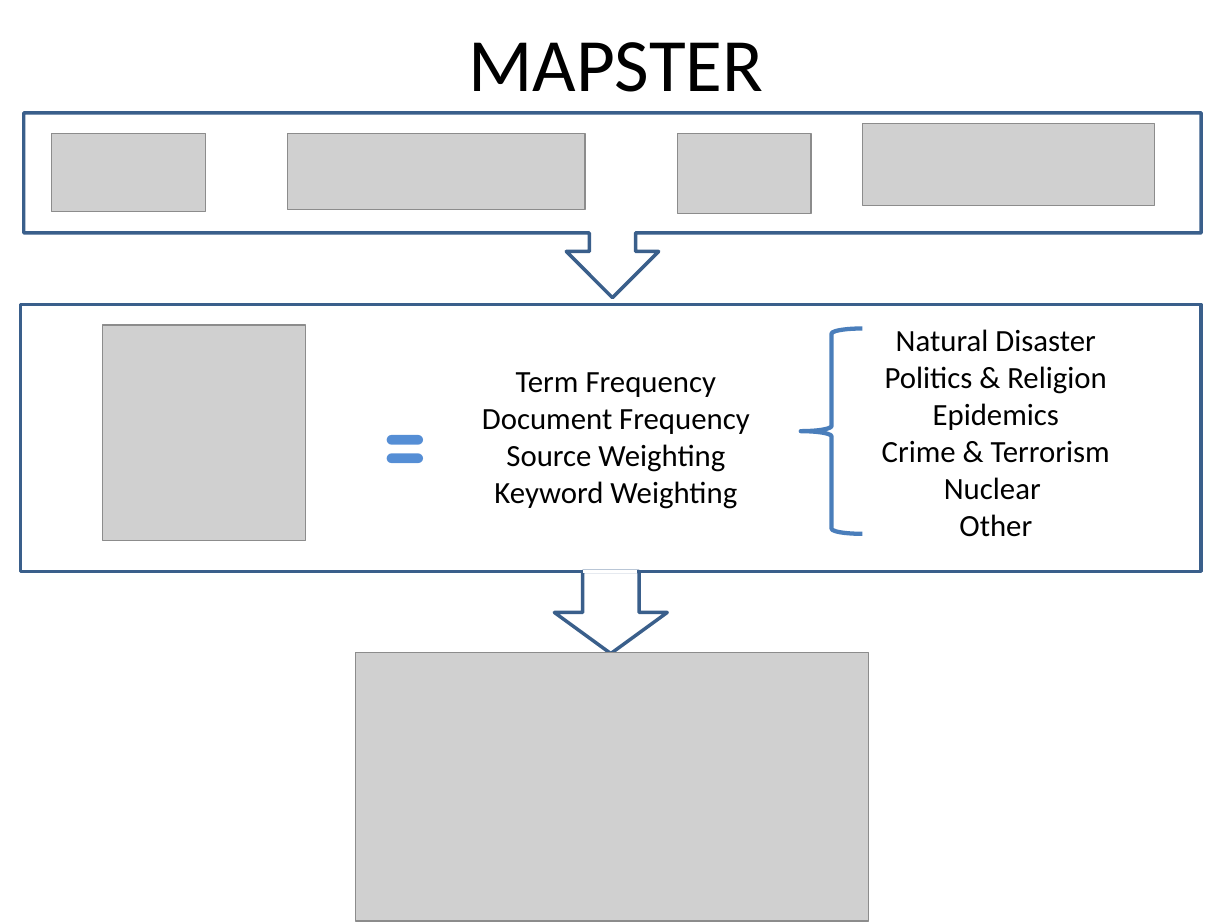
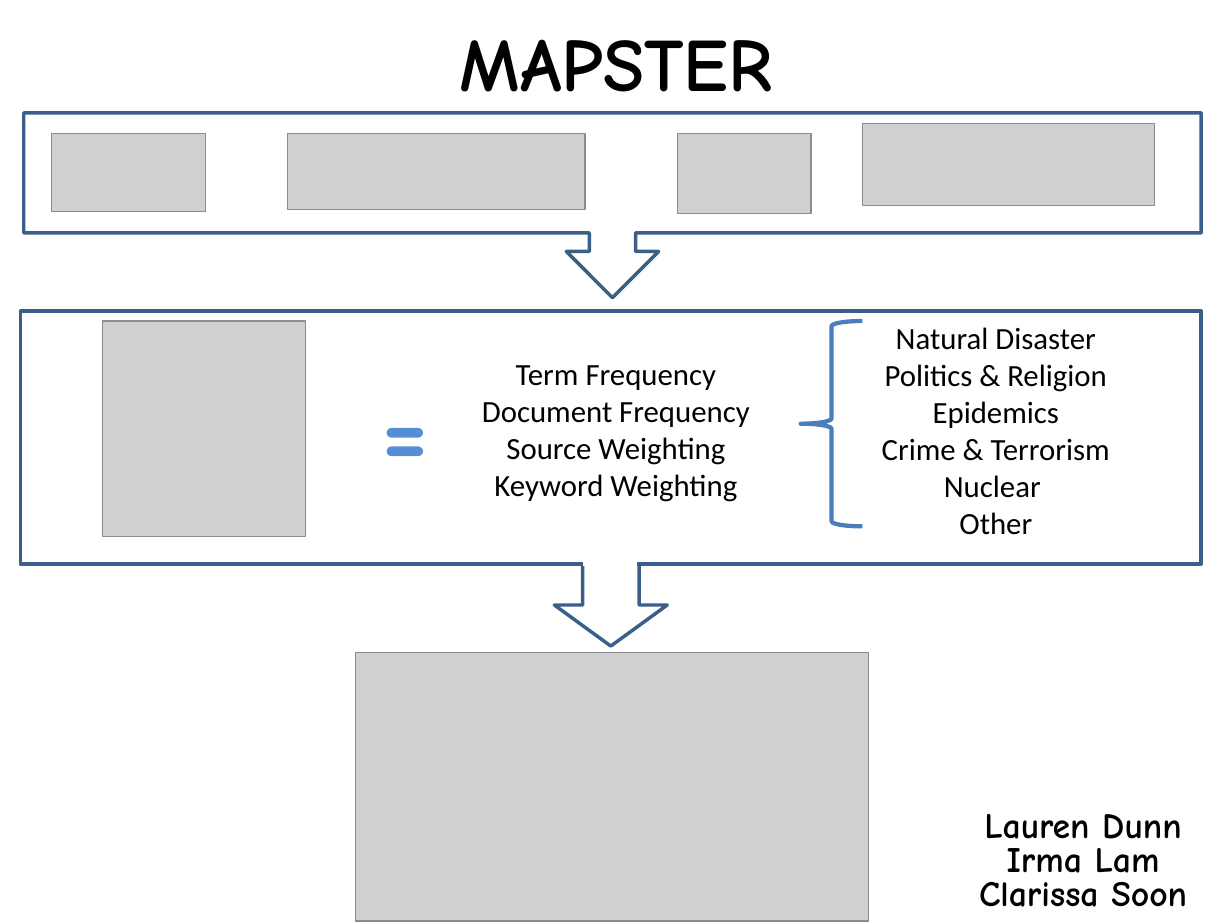
Before and after one commit to ilh19/mapster, a slide deck: slide 2 of trunk/submission/MapsterSlides.pptx. Drawn at 1232x924 pixels with LibreOffice and Linux fonts; fonts in the diff are those of the drawing; grey boxes stand for pictures; background and template pictures are left out. Boxes give left, top, right and bottom in pixels: in the first picture for what was removed or moved away, otherwise in the second. Text is boxed around its words. In the diff, an @@ line names an element or a change of style, - is before the commit and + after.

Commit message:
Change title's font

```diff
--- a/trunk/submission/MapsterSlides.pptx
+++ b/trunk/submission/MapsterSlides.pptx
@@ title "MAPSTER" at [459, 39, 772, 115]: font Calibri to Comic Neue, bold on @@
@@ rectangle: place and size @@
-rectangle at [21, 304, 1201, 572]
+rectangle at [21, 310, 1201, 563]
@@ 2 texts, 1 picture, 1 left brace: place and size @@
-2 texts, 1 picture, 1 left brace at [102, 325, 862, 541]
+2 texts, 1 picture, 1 left brace at [102, 322, 862, 537]
@@ down arrow: place and size @@
-down arrow at [554, 572, 668, 654]
+down arrow at [554, 564, 668, 647]
@@ line moved from (584, 572) - (637, 572) to (584, 564) - (637, 564) @@
@@ text added at [979, 814, 1187, 907], 20.9 pt, text #000000, bold @@
+Lauren Dunn
+Irma Lam
+Clarissa Soon
```
Also in this commit, not shown: 1 other slide changed.
